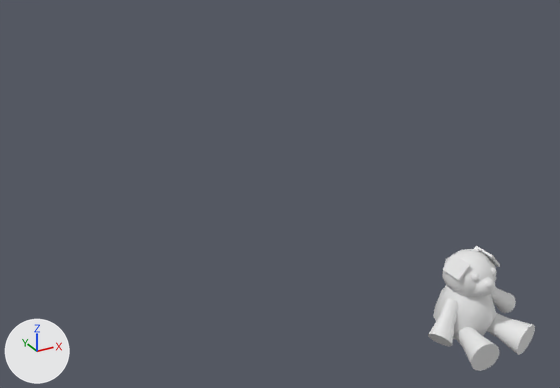
What one commit did to the FBX model BabyBot/Assets/Quentin/Ourson.fbx.
Before and after are seen from a 50 mm camera at (-7.77, -7.93, 6.86) aimed at (-1.47, 3.53, 1.13). Arrows for +X, +Y and +Z are at lower left; the lights stay in place. Where no turn or scale is listed for an object, it has been applied to the vertices.
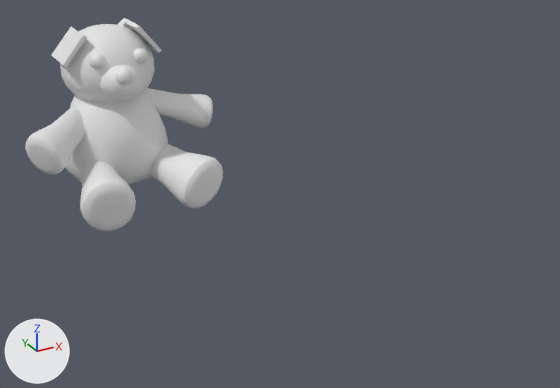
What differs and where, as boxes [x1, y1, x2, y2] in the pictures (560 x 388 px):
'Sphere036', added
    after: [65, 90, 168, 184]
'Sphere035', added
    after: [60, 24, 155, 102]
'Cylinder111', added
    after: [150, 144, 223, 208]
'Cylinder112', added
    after: [80, 161, 136, 231]
'Cylinder114', added
    after: [25, 105, 84, 175]
'Cylinder113', added
    after: [146, 88, 213, 128]
'Sphere002', deleted
    before: [433, 285, 496, 340]
'Sphere001', deleted
    before: [442, 249, 497, 297]
'Cylinder002', deleted
    before: [453, 327, 499, 371]
'Cylinder001', deleted
    before: [487, 313, 535, 355]
'Sphere040', added
    after: [100, 64, 142, 99]
'Cylinder004', deleted
    before: [428, 298, 458, 346]
'Box028', moved, turned, rescaled
    before: [473, 246, 500, 267]
    after: [52, 27, 87, 67]
'Box029', moved, turned, rescaled
    before: [442, 254, 471, 281]
    after: [117, 18, 162, 53]
'Cylinder003', deleted
    before: [491, 287, 516, 313]
'Sphere039', added
    after: [115, 68, 133, 85]
'Sphere003', deleted
    before: [473, 277, 495, 296]
'Sphere037', added
    after: [89, 53, 105, 69]
'Sphere038', added
    after: [134, 48, 148, 64]
'Sphere004', deleted
    before: [483, 279, 494, 289]
'Sphere005', deleted
    before: [471, 273, 479, 282]

Diff of the bpy script that builds the scene:
```diff
--- a/BabyBot/Assets/Quentin/Ourson.fbx.py
+++ b/BabyBot/Assets/Quentin/Ourson.fbx.py
@@ ob_box029 @@
 ob_box029 = bpy.data.objects.new('Box029', me_mesh_003)
-ob_box029.location = (-0.32, -0.15, 1.02)
-ob_box029.rotation_euler = (0.0, -0.86, 0.0)  # degrees (0, -49, 0)
-ob_box029.scale = (0.0067, 0.00639, 0.0067)
+ob_box029.location = (-2.41, 7.71, 3.28)
+ob_box029.rotation_euler = (0.0, 0.888, 0.0)  # degrees (0, 51, 0)
+ob_box029.scale = (0.0167, 0.0159, 0.0167)
@@ ob_box028 @@
 ob_box028 = bpy.data.objects.new('Box028', me_mesh_003)
-ob_box028.location = (0.28, -0.15, 1.05)
-ob_box028.rotation_euler = (0.0, 0.888, 0.0)  # degrees (0, 51, 0)
-ob_box028.scale = (0.0067, 0.00639, 0.0067)
+ob_box028.location = (-3.92, 7.71, 3.21)
+ob_box028.rotation_euler = (0.0, -0.86, 0.0)  # degrees (0, -49, 0)
+ob_box028.scale = (0.0167, 0.0159, 0.0167)
@@ ob_sphere003 @@
-ob_sphere003 = bpy.data.objects.new('Sphere003', me_mesh_004)
@@ ob_sphere004 @@
-ob_sphere004 = bpy.data.objects.new('Sphere004', me_mesh_005)
@@ ob_cylinder004 @@
-ob_cylinder004 = bpy.data.objects.new('Cylinder004', me_mesh_002)
@@ ob_sphere001 @@
-ob_sphere001 = bpy.data.objects.new('Sphere001', me_mesh)
@@ ob_cylinder001 @@
-ob_cylinder001 = bpy.data.objects.new('Cylinder001', me_mesh_002)
@@ ob_sphere002 @@
-ob_sphere002 = bpy.data.objects.new('Sphere002', me_mesh_001)
@@ ob_cylinder002 @@
-ob_cylinder002 = bpy.data.objects.new('Cylinder002', me_mesh_002)
@@ ob_cylinder003 @@
-ob_cylinder003 = bpy.data.objects.new('Cylinder003', me_mesh_002)
@@ ob_sphere005 @@
-ob_sphere005 = bpy.data.objects.new('Sphere005', me_mesh_006)
@@ ob_sphere035 @@
+ob_sphere035 = bpy.data.objects.new('Sphere035', me_mesh_006_1)  # 200 vertices, 396 faces; spans x -0.97..0.97, y -0.96..0.96, z -0.86..0.89
+ob_sphere035.location = (-3.14, 8.12, 2.7)
@@ ob_sphere038 @@
+ob_sphere038 = bpy.data.objects.new('Sphere038', me_mesh_009)  # 376 vertices, 748 faces; spans x -0.164..0.161, y -0.15..0.142, z -0.162..0.158
+ob_sphere038.location = (-2.66, 7.36, 3.02)
@@ ob_cylinder114 @@
+ob_cylinder114 = bpy.data.objects.new('Cylinder114', me_mesh_005_1)  # 126 vertices, 248 faces; spans x -1.39..0.2, y -1.32..0.19, z -0.75..0.29
+ob_cylinder114.location = (-3.83, 7.98, 1.7)
@@ ob_cylinder111 @@
+ob_cylinder111 = bpy.data.objects.new('Cylinder111', me_mesh_002_1)  # 126 vertices, 248 faces; spans x -0.35..1.03, y -2.11..0.1, z -0.66..0.41
+ob_cylinder111.location = (-2.43, 7.98, 0.61)
@@ ob_cylinder112 @@
+ob_cylinder112 = bpy.data.objects.new('Cylinder112', me_mesh_003_1)  # 126 vertices, 248 faces; spans x -0.83..0.36, y -2.04..0.07, z -0.75..0.39
+ob_cylinder112.location = (-3.67, 7.9, 0.61)
@@ ob_sphere039 @@
+ob_sphere039 = bpy.data.objects.new('Sphere039', me_mesh_010)  # 376 vertices, 748 faces; spans x -0.188..0.186, y -0.167..0.158, z -0.182..0.18
+ob_sphere039.location = (-3.14, 7.02, 2.73)
@@ ob_sphere037 @@
+ob_sphere037 = bpy.data.objects.new('Sphere037', me_mesh_008)  # 376 vertices, 748 faces; spans x -0.158..0.156, y -0.152..0.147, z -0.162..0.158
+ob_sphere037.location = (-3.57, 7.36, 3.02)
@@ ob_sphere040 @@
+ob_sphere040 = bpy.data.objects.new('Sphere040', me_mesh_011)  # 200 vertices, 396 faces; spans x -0.44..0.44, y -0.434..0.435, z -0.39..0.401
+ob_sphere040.location = (-3.14, 7.36, 2.56)
@@ ob_sphere036 @@
+ob_sphere036 = bpy.data.objects.new('Sphere036', me_mesh_007_1)  # 200 vertices, 396 faces; spans x -1.18..1.18, y -1.09..1.07, z -0.93..1.31
+ob_sphere036.location = (-3.14, 8.12, 1.06)
@@ ob_cylinder113 @@
+ob_cylinder113 = bpy.data.objects.new('Cylinder113', me_mesh_004_1)  # 126 vertices, 248 faces; spans x -0.1..1.59, y -0.71..0.3, z -0.78..0.24
+ob_cylinder113.location = (-2.42, 8.2, 1.85)
```
